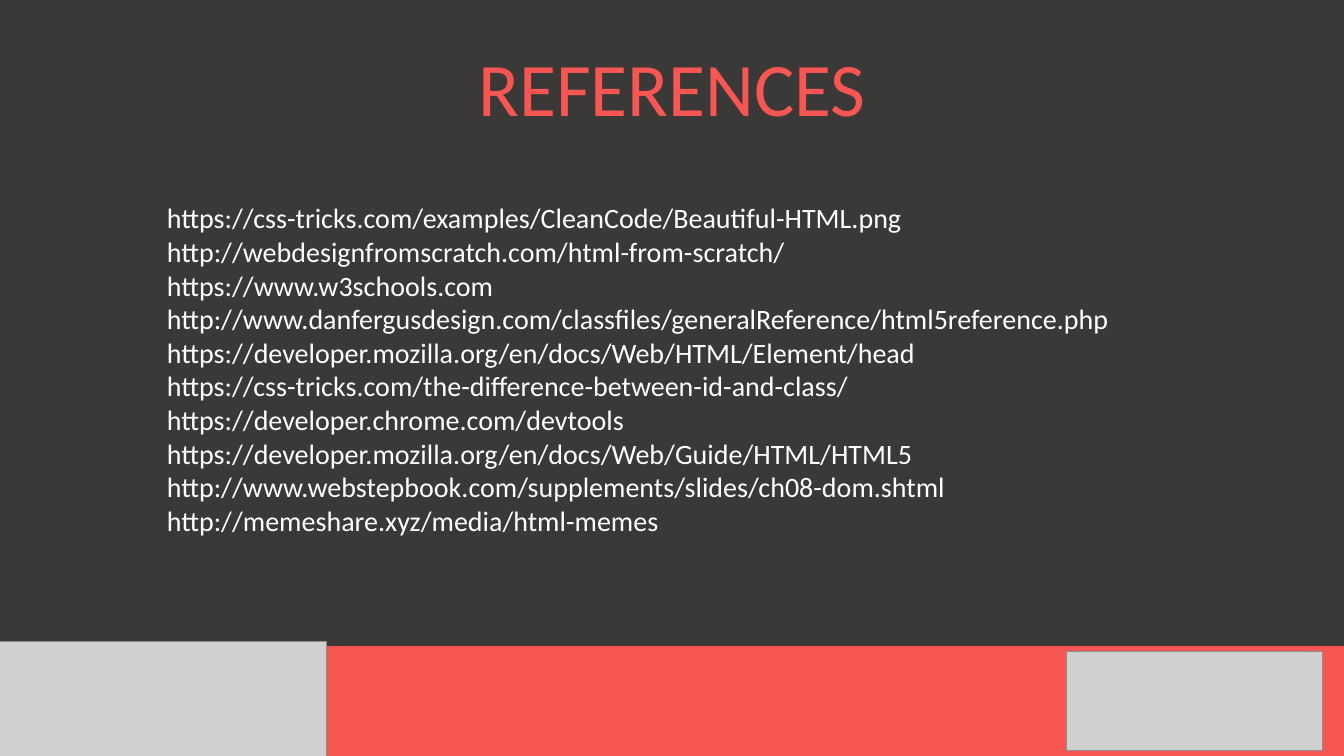
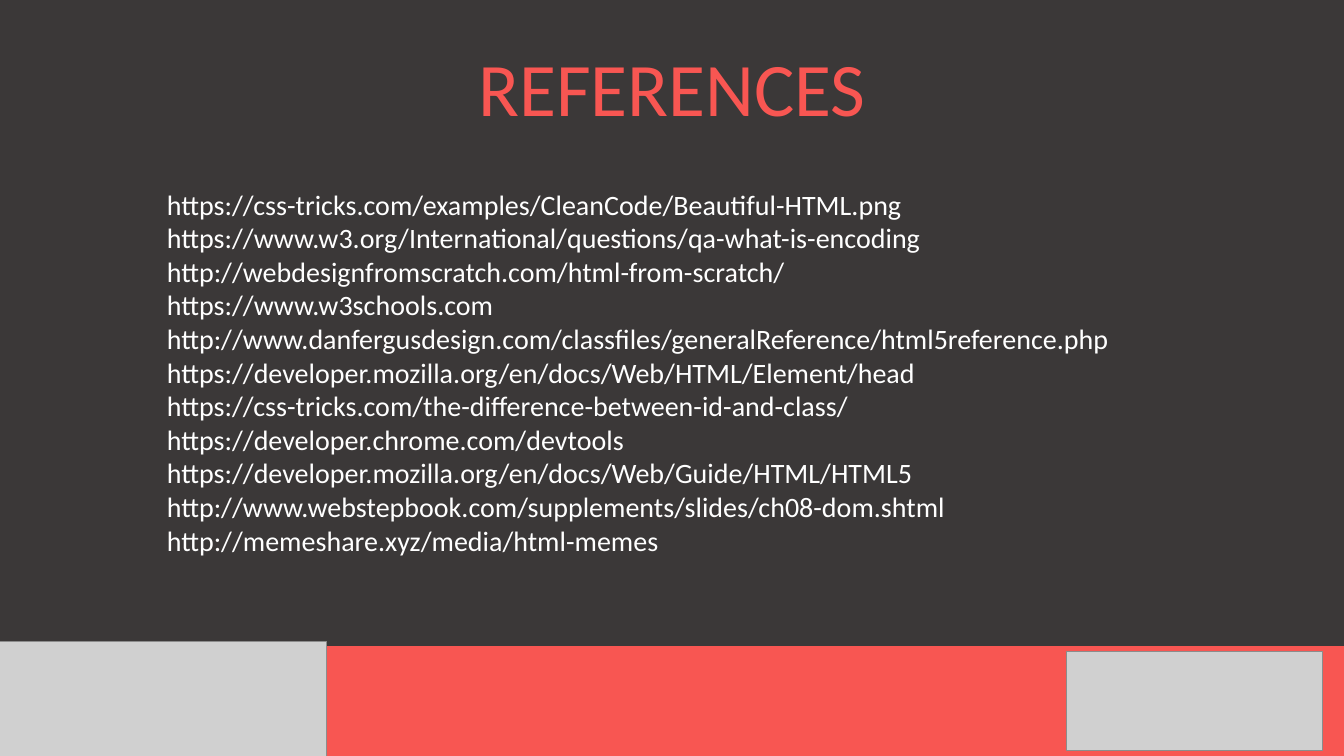
Before and after one commit to mleisegang/GirlCode_2017_HtmlCss, a slide deck: slide 32 of HTML Girl Code.pptx (slide 31 before the commit). Drawn at 1344x756 pixels with LibreOffice and Linux fonts; fonts in the diff are those of the drawing; grey boxes stand for pictures. Boxes give left, top, right and bottom in pixels: in the first picture for what was removed or moved away, otherwise in the second. Text is boxed around its words. In the diff, an @@ line names an element or a change of style, - is before the commit and + after.

```diff
--- a/HTML Girl Code.pptx
+++ b/HTML Girl Code.pptx
@@ text "https://css-tricks.com/examples/CleanCode/Beautiful-HTML.png": place and size @@
-text "https://css-tricks.com/examples/CleanCode/Beautiful-HTML.png" at (167,208,1108,536)
+text "https://css-tricks.com/examples/CleanCode/Beautiful-HTML.png" at (167,195,1108,556)
@@ text at (167,228,920,253): paragraph added @@
+https://www.w3.org/International/questions/qa-what-is-encoding
```
Also in this commit, not shown: 12 other slides changed, 3 slides added, 2 slides removed.
